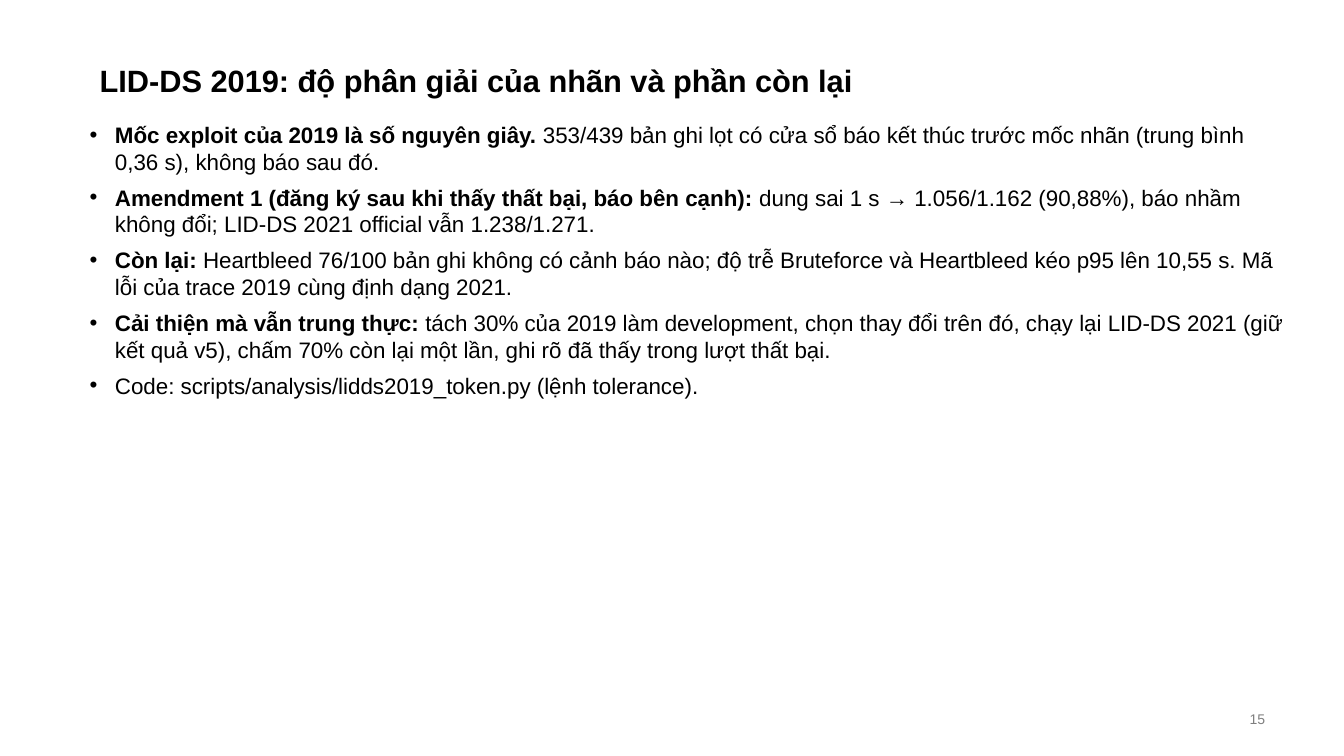
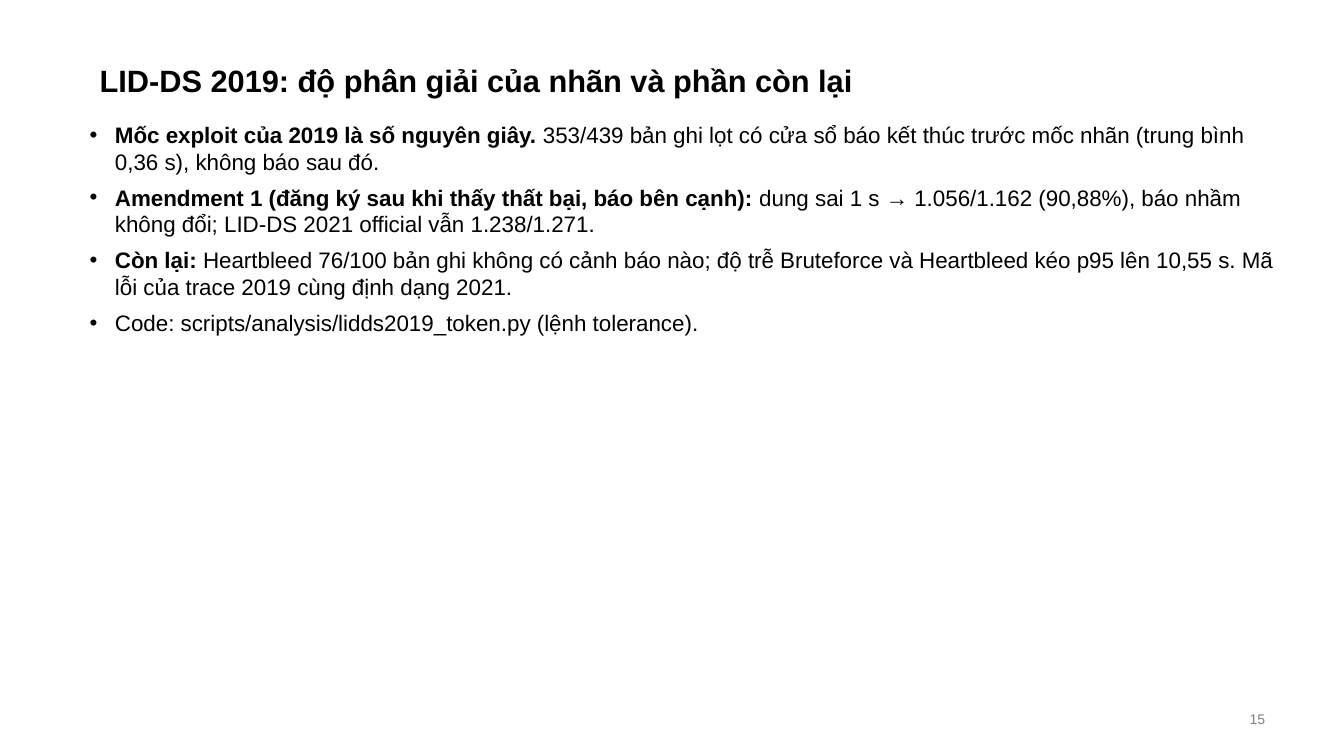
Before and after one commit to tndat-dev/eBPF-project, a slide deck: slide 15 of docs/Slide-runtime_security(20_11).pptx. Drawn at 1344x756 pixels with LibreOffice and Linux fonts; fonts in the diff are those of the drawing. Boxes give left, top, right and bottom in pixels: in the first picture for what was removed or moved away, otherwise in the second. Text is boxed around its words. In the diff, an @@ line names an element or a change of style, - is before the commit and + after.

Commit message:
LID-DS 2019 development study (lidds2019-development-v1): gate reproduces lidds-ml-v5 on the 30 % part; of 23 candidates none keeps LID-DS 2021 development and CB-DS while raising recall, so lidds-ml-v5 stays and nothing more is scored; receipt, thesis bullet (and itemize fix), report and slides, audit 132/132, WORKLOG/STATE

```diff
--- a/docs/Slide-runtime_security(20_11).pptx
+++ b/docs/Slide-runtime_security(20_11).pptx
@@ text at (x1=115, y1=313, x2=1283, y2=363): paragraph removed @@
-• Cải thiện mà vẫn trung thực: tách 30% của 2019 làm development, chọn thay đổi trên đó, chạy lại LID-DS 2021 (giữ kết quả v5), chấm 70% còn lại một lần, ghi rõ đã thấy trong lượt thất bại.
```
Also in this commit, not shown: 3 other slides changed, 1 slide added, 12 other files.
